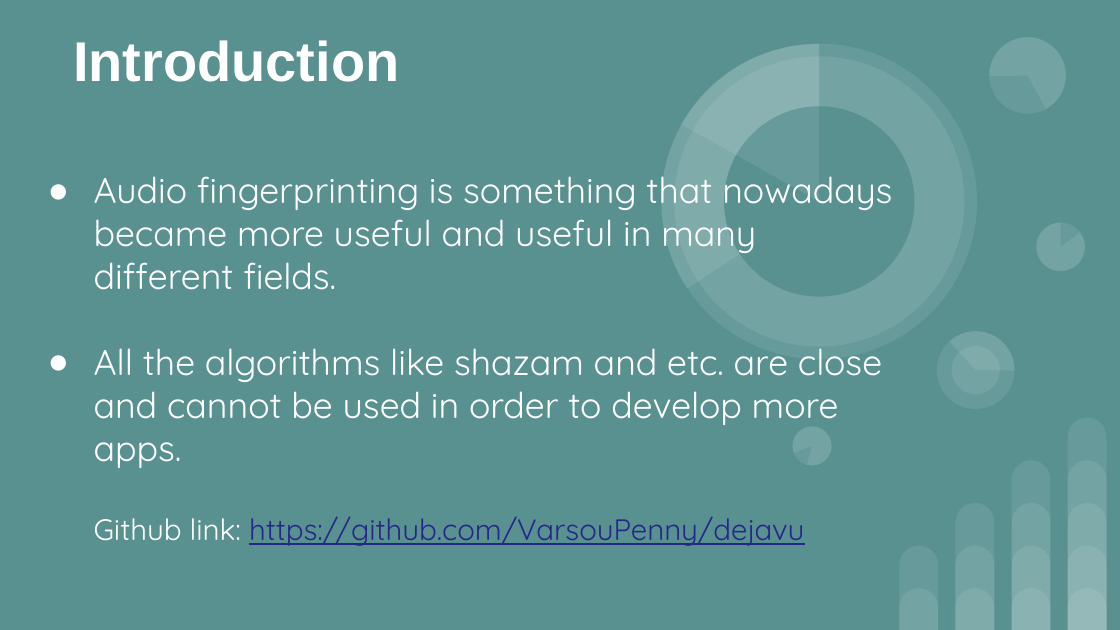
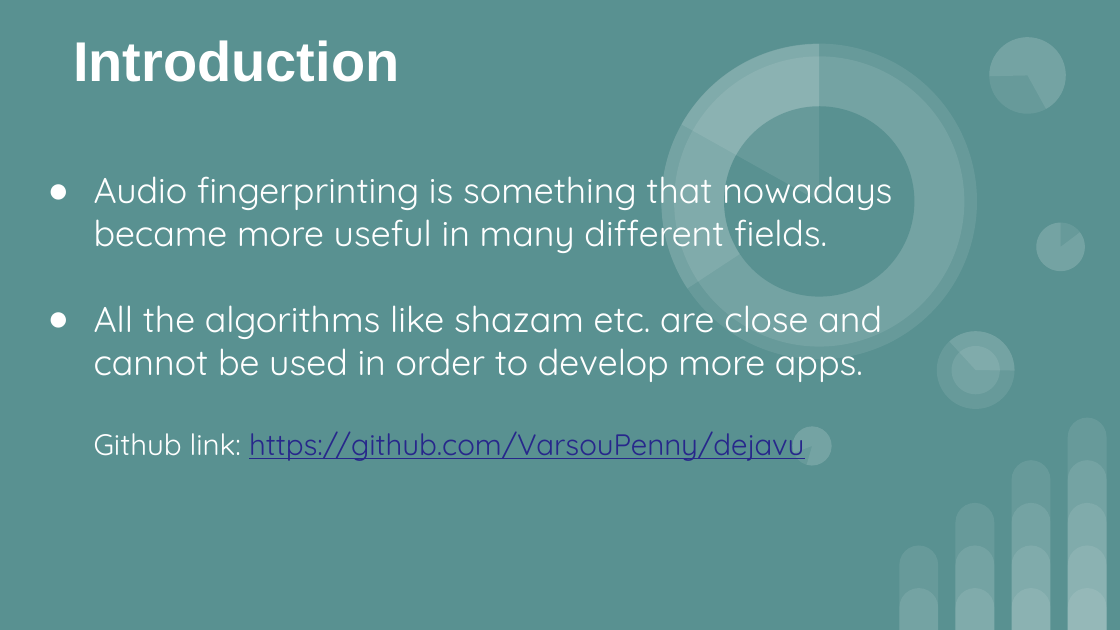
Before and after one commit to VarsouPenny/dejavu, a slide deck: slide 2 of presentation/Multimodal Project Presentation.pptx. Drawn at 1120x630 pixels with LibreOffice and Linux fonts; fonts in the diff are those of the drawing. Boxes give left, top, right and bottom in pixels: in the first picture for what was removed or moved away, otherwise in the second. Text is boxed around its words. In the diff, an @@ line names an element or a change of style, - is before the commit and + after.

```diff
--- a/presentation/Multimodal Project Presentation.pptx
+++ b/presentation/Multimodal Project Presentation.pptx
@@ subtitle at box(94, 176, 892, 382): text changed @@
-● Audio fingerprinting is something that nowadays became more useful and useful in many different fields.
-● All the algorithms like shazam and etc. are close and cannot be used in order to develop more apps.
+● Audio fingerprinting is something that nowadays became more useful in many different fields.
+● All the algorithms like shazam etc. are close and cannot be used in order to develop more apps.
```
Also in this commit, not shown: 3 other slides changed, 1 slide added, 2 slides removed, 1 other file.
